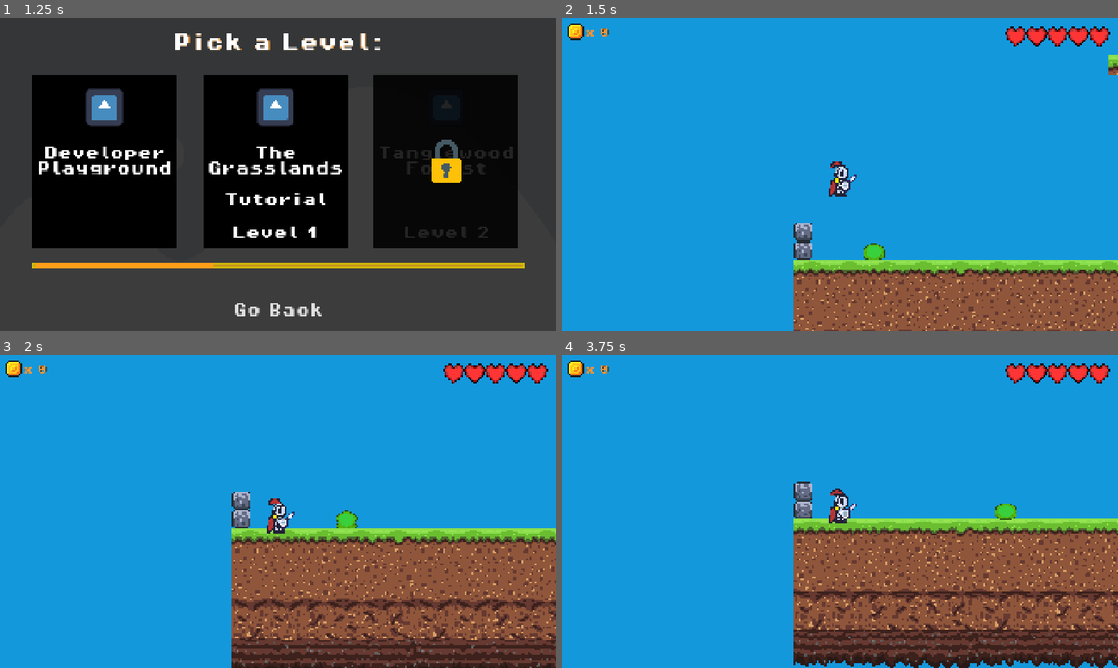
Above: before the commit, frames 1-4 (two rows, left to right).
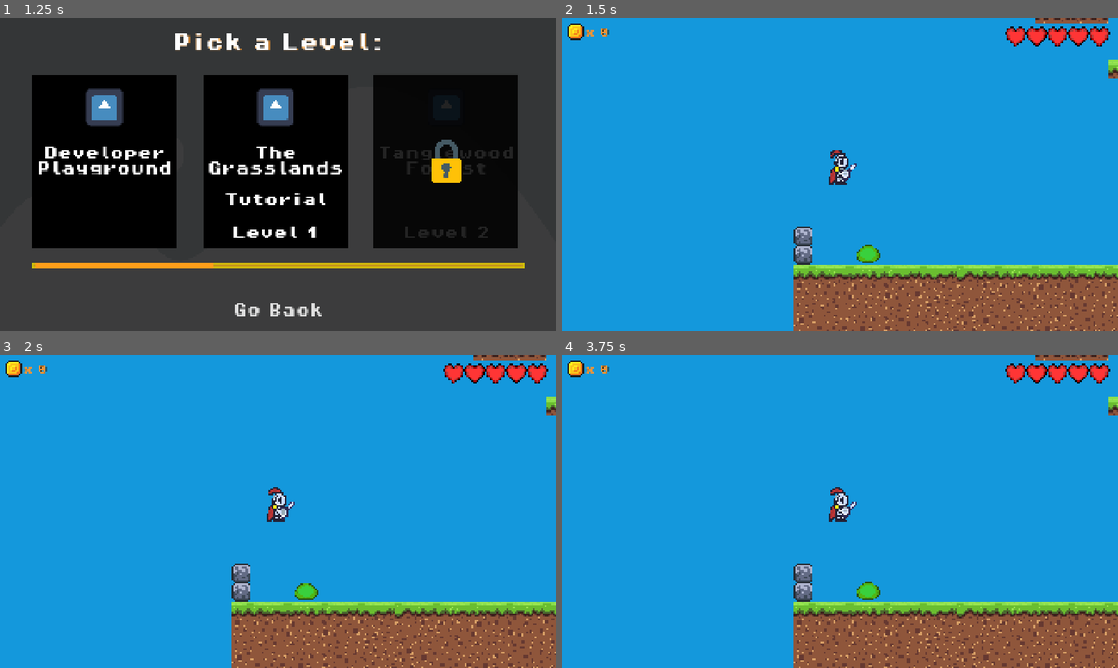
Above: after the commit, the same moments.

Repository: MarcusFDev/2d-action-rpg
Game: Godot game, scene res://scenes/ui/main_menu.tscn
Same seed, same stepped clock (60 frames per second), same inputs: the game is played once before the commit and once after it. The engine's default icon, where the game draws it, is replaced by a stand-in: a white triangle on a blue panel in a dark square.
Inputs (mouse positions are in pixels of both pictures, inside the frame that each line leads up to):
- Up to frame 1 (1.25 s): click "Play" at 0.5 s
- Up to frame 2 (1.5 s): click "Developer Playground" at 1.25 s
- Up to frame 3 (2 s): no input
- Up to frame 4 (3.75 s): move the mouse to (962, 495) at 2.02 s; click (962, 495) at 2.1 s; tap Space (jump) at 2.27, 3.02 s; move the mouse to (728, 527) at 2.77 s; click (728, 527) at 2.85 s; move the mouse to (895, 442) at 3.52 s; hold A (move_left) from 3.53 s (still down); click (895, 442) at 3.6 s

Frame 1 is identical in both runs. In frame 2, 7.4% of the frame differs, in the area x 41-100%, y 0-100%; in frame 3, 25%; in frame 4, 27%.

Commit message:
Change: Commented out legacy fall scripts.

Diff:
--- a/game/scripts/states/enemy_states/slime_fall.gd
+++ b/game/scripts/states/enemy_states/slime_fall.gd
@@ -1,17 +1,17 @@
 class_name SlimeFallState
 extends State
 
-@export var slime_patrol: MoveState
-
-func enter() -> void:
-	super.enter()
-	animations.play("slime_fall")
-
-func process_physics(delta: float) -> State:
-	parent.velocity.y += gravity * delta
-
-	if parent.is_on_floor():
-		#print("Slime has stopped falling, going on patrol")
-		return slime_patrol
-
-	return null
+#@export var slime_patrol: MoveState
+#
+#func enter() -> void:
+	#super.enter()
+	#animations.play("slime_fall")
+	#
+#func process_physics(delta: float) -> State:
+	#parent.velocity.y += gravity * delta
+	#
+	#if parent.is_on_floor():
+		##print("Slime has stopped falling, going on patrol")
+		#return slime_patrol
+	#
+	#return null
--- a/game/scripts/states/player_states/player_fall.gd
+++ b/game/scripts/states/player_states/player_fall.gd
@@ -1,25 +1,25 @@
 class_name PlayerFallState
 extends State
 
-@export var move: State
-@export var idle: State
-
-var move_speed: float = 120
-
-func process_physics(delta: float) -> State:
-	parent.velocity.y += gravity * delta
-
-	var movement: float = Input.get_axis("move_left", "move_right") * move_speed
-	if movement != 0:
-		parent.animations.flip_h = movement < 0
-	parent.velocity.x = movement
-
-	parent.move_and_slide()
-
-	if parent.is_on_floor():
-		if movement != 0:
-			#print("move triggered from fall.gd")
-			return move
-		#print("idle triggered from fall.gd")
-		return idle
-	return null
+#@export var move: State
+#@export var idle: State
+#
+#var move_speed: float = 120
+#
+#func process_physics(delta: float) -> State:
+	#parent.velocity.y += gravity * delta
+	#
+	#var movement: float = Input.get_axis("move_left", "move_right") * move_speed
+	#if movement != 0:
+		#parent.animations.flip_h = movement < 0
+	#parent.velocity.x = movement
+	#
+	#parent.move_and_slide()
+	#
+	#if parent.is_on_floor():
+		#if movement != 0:
+			##print("move triggered from fall.gd")
+			#return move
+		##print("idle triggered from fall.gd")
+		#return idle
+	#return null
